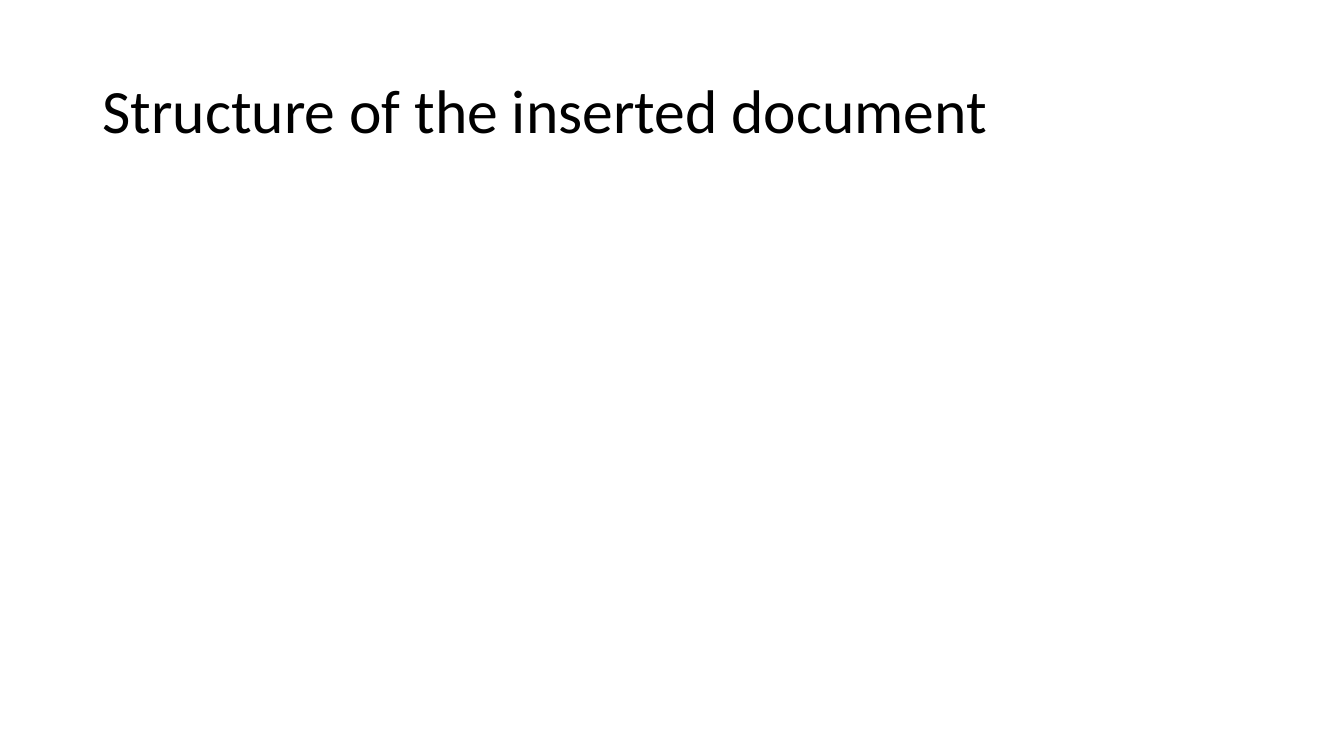
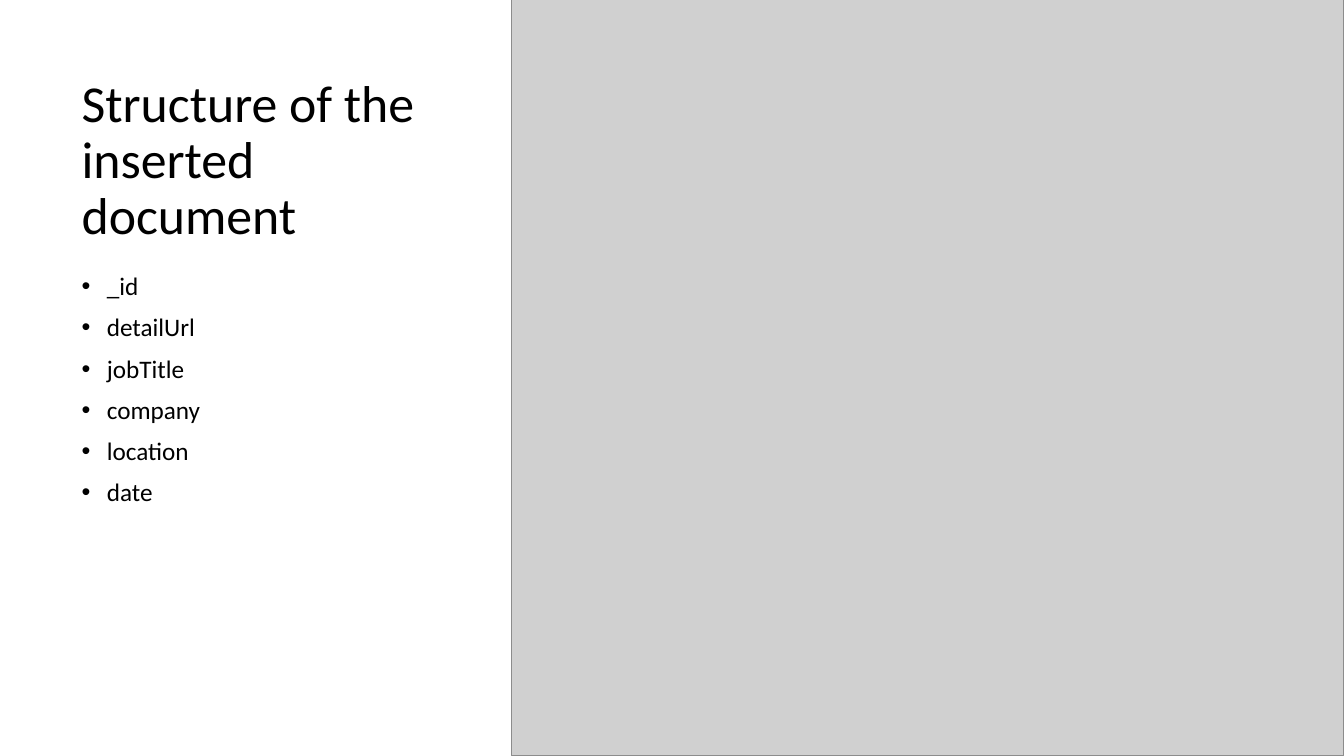
Before and after one commit to shravan-kuchkula/TermProject, a slide deck: slide 12 of MongoDB-TermProject.pptx (slide 11 before the commit). Drawn at 1344x756 pixels with LibreOffice and Linux fonts; fonts in the diff are those of the drawing; grey boxes stand for pictures. Boxes give left, top, right and bottom in pixels: in the first picture for what was removed or moved away, otherwise in the second. Text is boxed around its words. In the diff, an @@ line names an element or a change of style, - is before the commit and + after.

```diff
--- a/MongoDB-TermProject.pptx
+++ b/MongoDB-TermProject.pptx
@@ picture added at [511,0,1344,756] @@
@@ title "Structure of the inserted document": place and size @@
-title "Structure of the inserted document" at [102,90,986,134]
+title "Structure of the inserted document" at [82,86,414,235]
@@ title "Structure of the inserted document" at [82,86,414,235]: size 44 to 37 pt @@
@@ text added at [107,277,200,502], 18 pt, text #000000 @@
+• _id
+• detailUrl
+• jobTitle
+• company
+• location
+• date
```
Also in this commit, not shown: 6 other slides changed, 8 slides added, 4 slides removed.
